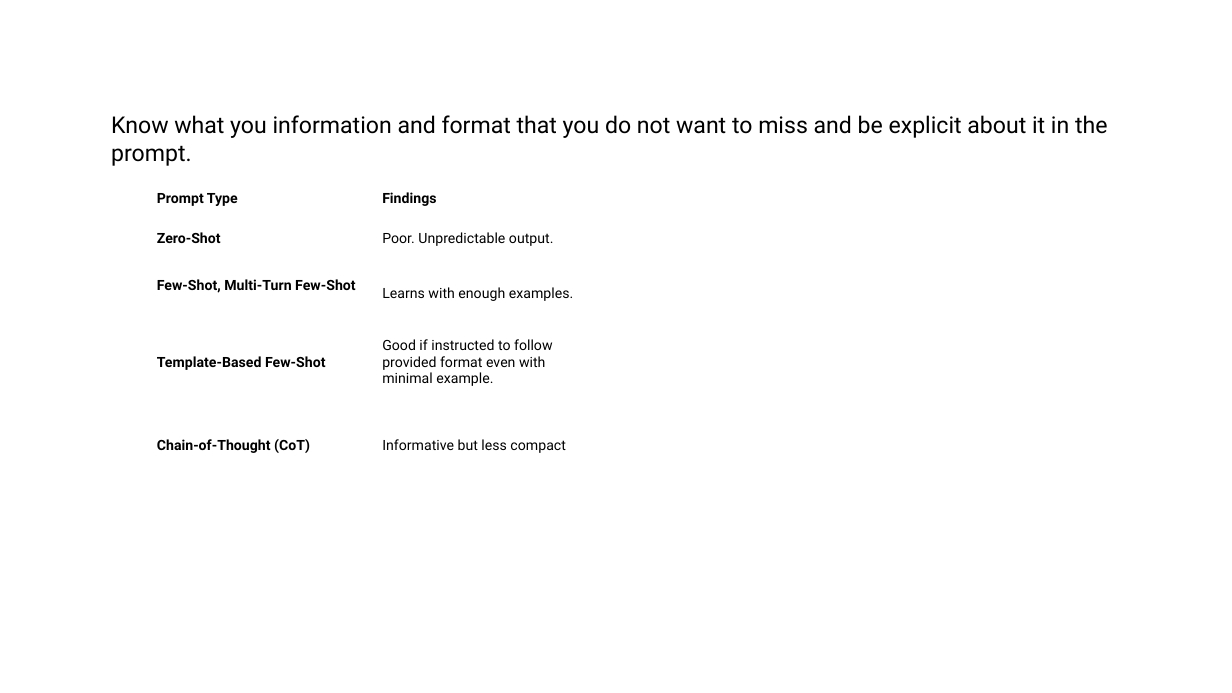
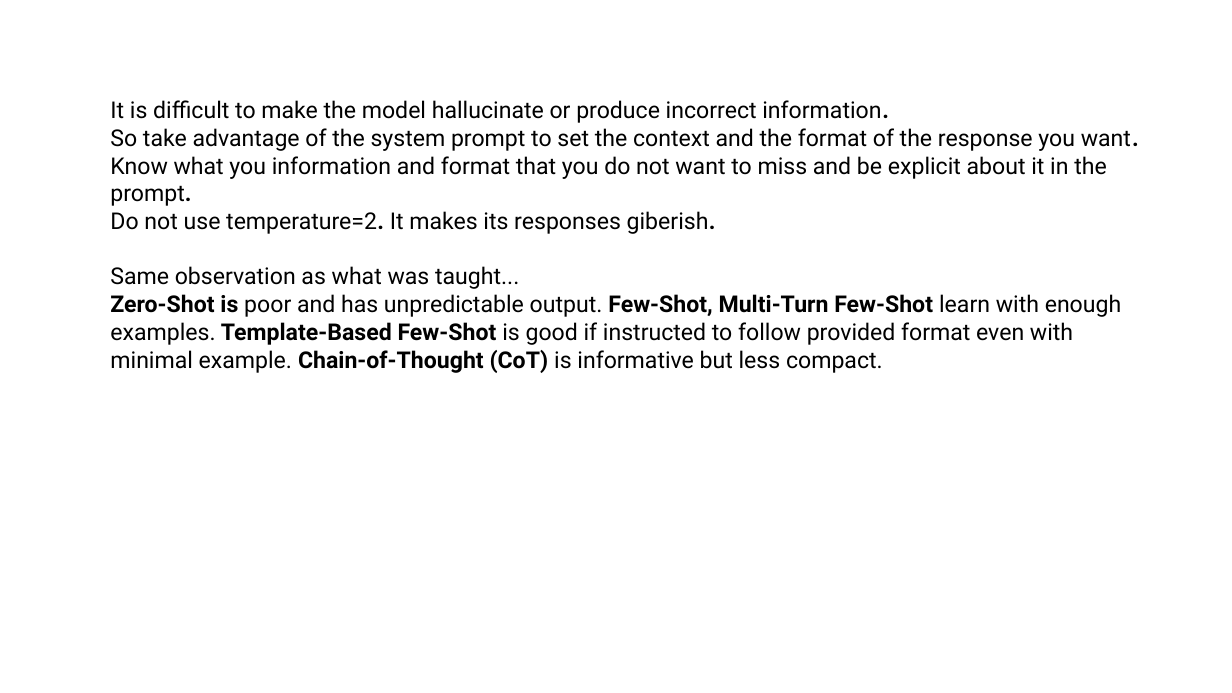
Before and after one commit to ironhack-labs/lab-m-shots, a slide deck: slide 1 of Mshots.pptx. Drawn at 1232x693 pixels with LibreOffice and Linux fonts; fonts in the diff are those of the drawing. Boxes give left, top, right and bottom in pixels: in the first picture for what was removed or moved away, otherwise in the second. Text is boxed around its words. In the diff, an @@ line names an element or a change of style, - is before the commit and + after.

Commit message:
Update ppt

```diff
--- a/Mshots.pptx
+++ b/Mshots.pptx
@@ text "It is difficult to make ...": place and size @@
-text "It is difficult to make ..." at box(111, 115, 1108, 138)
+text "It is difficult to make ..." at box(110, 100, 1139, 373)
@@ text at box(110, 100, 1139, 151): paragraphs added @@
+It is difficult to make the model hallucinate or produce incorrect information.
+So take advantage of the system prompt to set the context and the format of the response you want.
@@ text at box(110, 156, 1107, 206): bold on in "prompt." @@
@@ table removed at box(152, 182, 603, 491), 5 rows, 2 columns @@
-Prompt Type | Findings
-Zero-Shot | Poor. Unpredictable output.
-Few-Shot, Multi-Turn Few-Shot | Learns with enough examples.
-Template-Based Few-Shot | Good if instructed to follow provided format even with minimal example.
-Chain-of-Thought (CoT) | Informative but less compact
@@ text at box(110, 211, 1122, 373): paragraphs added @@
+Do not use temperature=2. It makes its responses giberish.
+Same observation as what was taught...
+Zero-Shot is poor and has unpredictable output. Few-Shot, Multi-Turn Few-Shot learn with enough examples. Template-Based Few-Shot is good if instructed to follow provided format even with minimal example. Chain-of-Thought (CoT) is informative but less compact.
```
